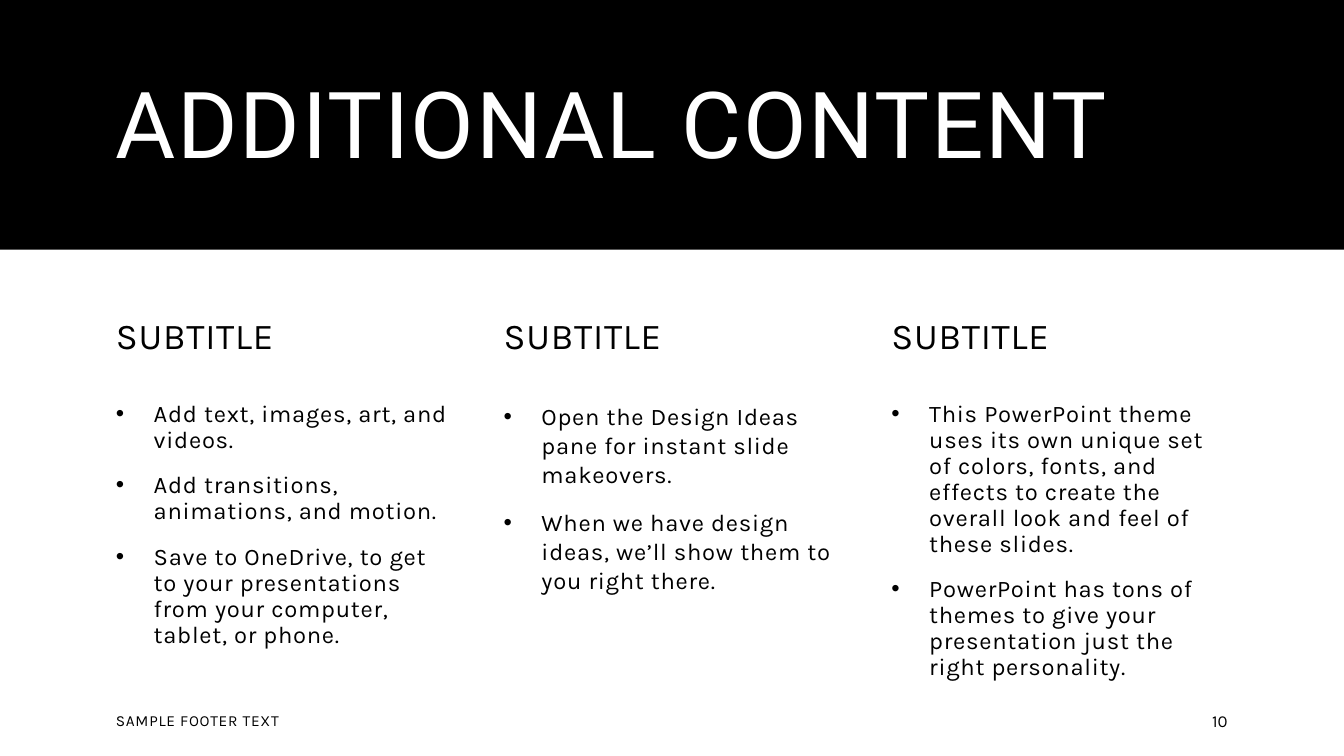
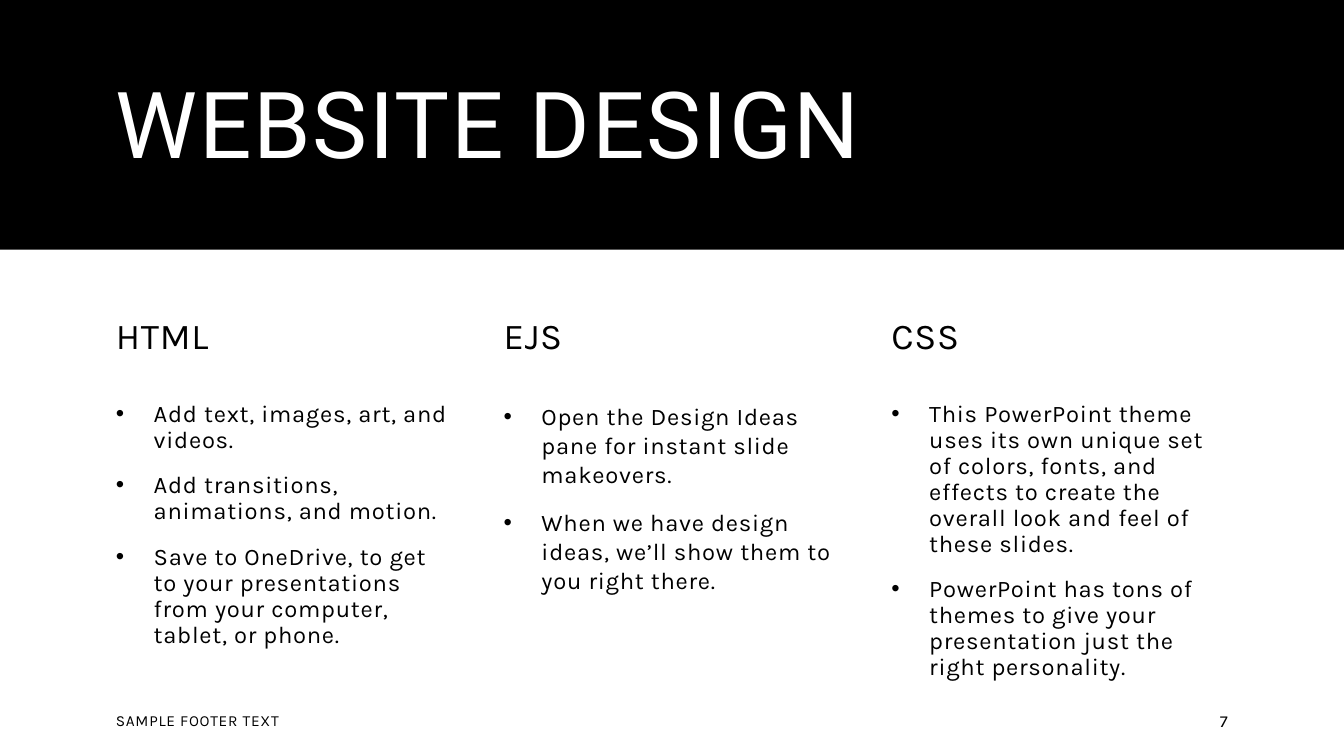
Before and after one commit to clararingrose/rguhack2024, a slide deck: slide 7 of rguhack2024.pptx (slide 10 before the commit). Drawn at 1344x756 pixels with LibreOffice and Linux fonts; fonts in the diff are those of the drawing. Boxes give left, top, right and bottom in pixels: in the first picture for what was removed or moved away, otherwise in the second. Text is boxed around its words. In the diff, an @@ line names an element or a change of style, - is before the commit and + after.

```diff
--- a/rguhack2024.pptx
+++ b/rguhack2024.pptx
@@ title at (116,91,860,159): text changed @@
-ADDITIONAL CONTENT
+WEBSITE DESIGN
@@ text at (116,326,208,349): text changed @@
-SUBTITLE
+HTML
@@ text at (504,325,562,350): text changed @@
-SUBTITLE
+EJS
@@ text at (891,325,959,350): text changed @@
-SUBTITLE
+CSS
@@ page number at (1220,716,1228,727): text changed @@
-10
+7
```
Also in this commit, not shown: 4 other slides changed, 3 slides added, 6 slides removed.
